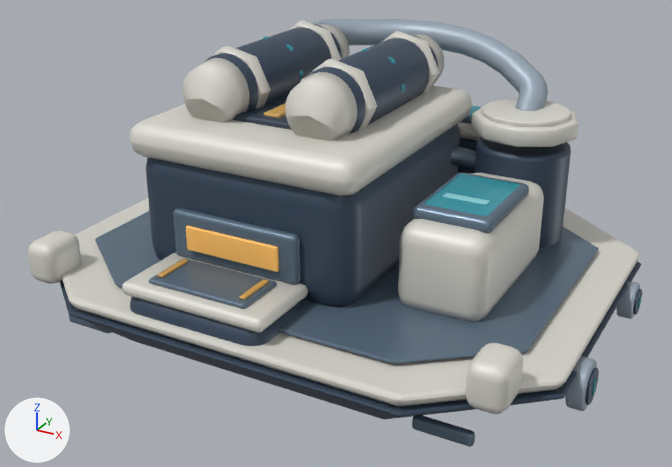
The glTF model space-battleship/assets/galaxy/v3/buildings/interstellar_refinery/interstellar_refinery_lv5.glb: old version first, new version second.
The view is the same before and after, from a camera (50 mm lens) standing at (5.95, -11.06, 6.63) and looking at (0.04, -0.32, 1.26). Lighting does not change. The marker at lower left points along +X, +Y and +Z. The picture after the commit comes second. Where no turn or scale is listed for an object, it has been applied to the vertices. Vertices at exactly the same position are counted once.

Names of what the first picture shows: 'Structure'.
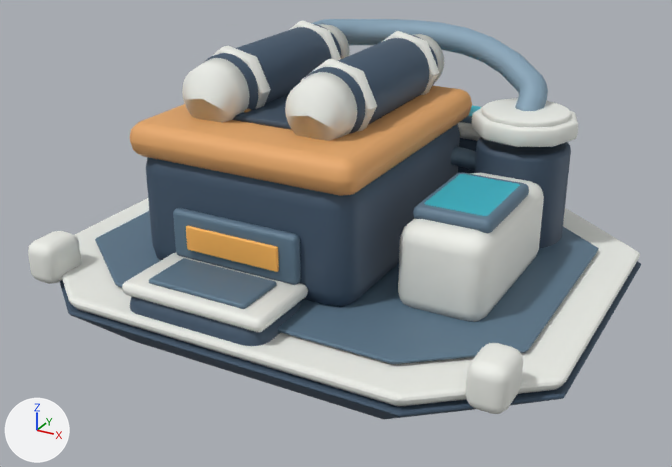
The change, as a diff of the scene's bpy script:
```diff
--- a/space-battleship/assets/galaxy/v3/buildings/interstellar_refinery/interstellar_refinery_lv5.glb.py
+++ b/space-battleship/assets/galaxy/v3/buildings/interstellar_refinery/interstellar_refinery_lv5.glb.py
@@ mat_galaxytoonfoundry @@
+mat_galaxytoonfoundry = bpy.data.materials.new('GalaxyToonFoundry')
+mat_galaxytoonfoundry.use_nodes = True; mat_galaxytoonfoundry.node_tree.nodes.clear()
+_N = mat_galaxytoonfoundry.node_tree.nodes; _L = mat_galaxytoonfoundry.node_tree.links
+n0 = _N.new('ShaderNodeBsdfPrincipled'); n0.name = 'Principled BSDF'
+n0.inputs[1].default_value = 0.08  # 'Metallic'
+n0.inputs[2].default_value = 0.62  # 'Roughness'
+n1 = _N.new('ShaderNodeOutputMaterial'); n1.name = 'Material Output'
+n2 = _N.new('ShaderNodeVertexColor'); n2.name = 'Color Attribute'
+_L.new(n0.outputs[0], n1.inputs[0])  # 'BSDF' to 'Surface'
+_L.new(n2.outputs[0], n0.inputs[0])  # 'Color' to 'Base Color'
@@ me_floatingnavyhull_004 @@
 # used by ob_structure; location = (0.0, 0.0, 0.0)
-me_floatingnavyhull_004.from_pydata(...)  # 7070 vertices, 13900 faces; spans x -4.08..4.08, y -3.2..3.2, z 0.0..3.87
+me_floatingnavyhull_004.from_pydata(...)  # 4310 vertices, 8456 faces; spans x -3.91..3.91, y -3.2..3.2, z 0.0..3.87
+# me_floatingnavyhull_004 part 1: 21 loose pieces with 2760 vertices, spanning x -4.08..4.08, y -2.78..2.42, z 0.09..3.82, are deleted
+# me_floatingnavyhull_004 part 2: 8080 kept faces spanning x -3.91..3.91, y -3.2..3.2, z 0.0..3.87 get new vertex colours
+# me_floatingnavyhull_004 part 3: 188 faces spanning x -2.29..1.19, y -2.0..2.0, z 2.53..3.01 switch from mat_galaxytoonarmor to mat_galaxytoonfoundry
+# other edits to the shape of me_floatingnavyhull_004 do not show in these pictures
 me_floatingnavyhull_004.materials.append(mat_galaxytoonnavy)
@@ me_floatingnavyhull_004 @@
 me_floatingnavyhull_004.materials.append(mat_galaxytoonamber)
-me_floatingnavyhull_004.materials.append(mat_galaxytoonreflection)
```

Boxes [x1, y1, x2, y2] around the edits, measured in the pictures (672 x 467 px):
'Structure', reshaped (7% shorter)
    before: [28, 19, 642, 447]
    after: [28, 19, 641, 419]
part 1 of me_floatingnavyhull_004, deleted
    before: [69, 36, 642, 447]
part 2 of me_floatingnavyhull_004, recoloured
    both: [28, 19, 640, 417]
part 3 of me_floatingnavyhull_004, recoloured (grey to orange)
    both: [130, 86, 472, 196]
